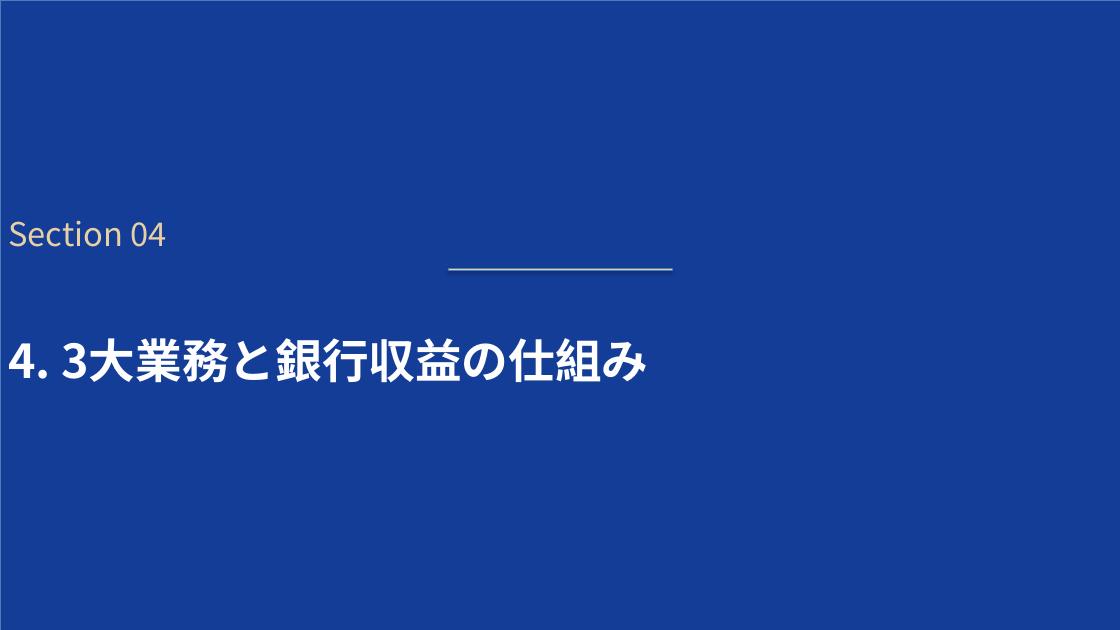
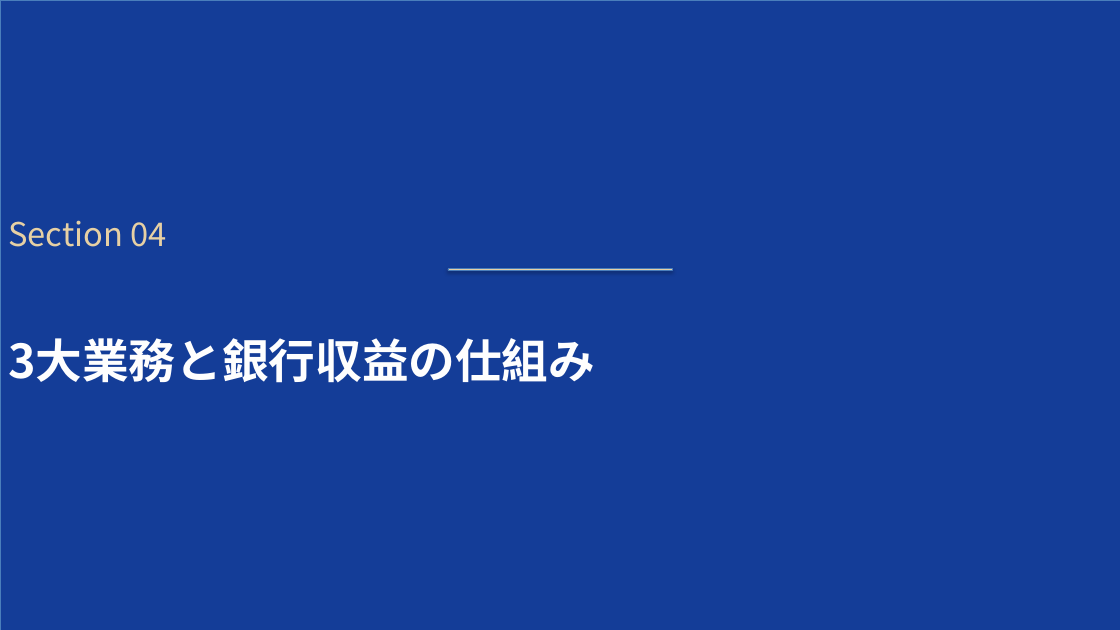
Before and after one commit to xilicrysta/bank-pptx, a slide deck: slide 12 of bank_industry_presentation.pptx. Drawn at 1120x630 pixels with LibreOffice and Linux fonts; fonts in the diff are those of the drawing. Boxes give left, top, right and bottom in pixels: in the first picture for what was removed or moved away, otherwise in the second. Text is boxed around its words. In the diff, an @@ line names an element or a change of style, - is before the commit and + after.

```diff
--- a/bank_industry_presentation.pptx
+++ b/bank_industry_presentation.pptx
@@ text at box(8, 338, 595, 383): text changed @@
-4. 3大業務と銀行収益の仕組み
+3大業務と銀行収益の仕組み
```
Also in this commit, not shown: 5 other slides changed, 1 other file.
